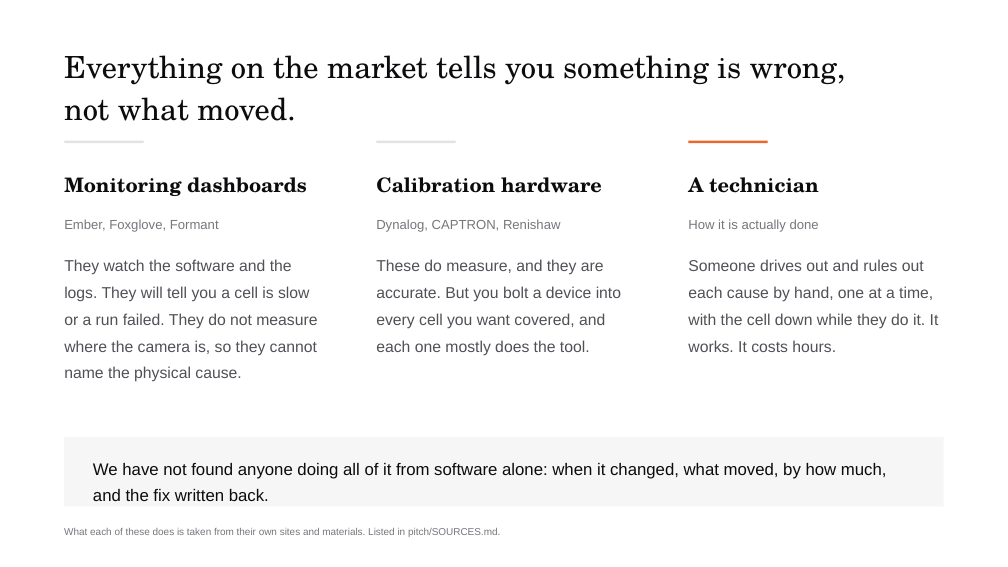
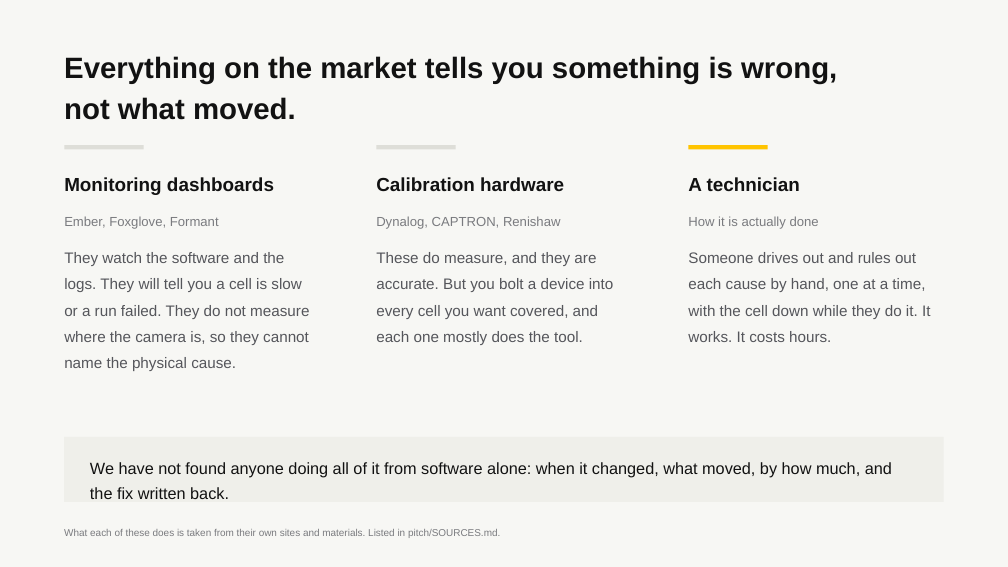
Before and after one commit to RithikSatarla/respitelabs, a slide deck: slide 5 of pitch/Kintrace-deck.pptx (slide 4 before the commit). Drawn at 1008x567 pixels with LibreOffice and Linux fonts; fonts in the diff are those of the drawing. Boxes give left, top, right and bottom in pixels: in the first picture for what was removed or moved away, otherwise in the second. Text is boxed around its words. In the diff, an @@ line names an element or a change of style, - is before the commit and + after.

Commit message:
Restyle the site and rebuild the deck
Site: off-white #F7F7F4, black #121212, safety yellow #FFC400, across the
home page, the Crash It Yourself prototype and the demo. Yellow is a fill
only. Where the old orange was used as text, the text is now black and the
yellow sits behind it as a highlight, because yellow type on off-white does
not read. The robot cell drawing is recoloured to match.

Deck: 14 slides in the same palette, Arial in the pptx and Archivo on the web
version. Two new slides. One says plainly what Kintrace does, right after the
cover, so anyone who reads two slides knows the product. The other breaks the
$150K down line by line and merges it into the ask.

Drops the YC application milestone and the November date. In their place a
"Where we are going" roadmap: now, 3 months, 6 months, 12 months, and where
this ends up. No dates tied to any programme. The raise is $150K with no
brackets, and the empty cofounder slot is gone; the budget carries it as a
hire instead.

docs/pitch/ is rebuilt as a real web deck: full screen slides, arrow keys and
swipe, a slide counter, a yellow progress bar, a PDF download and a phone
layout that scrolls instead of squashing. Linked from the site footer, not
the nav.

```diff
--- a/pitch/Kintrace-deck.pptx
+++ b/pitch/Kintrace-deck.pptx
@@ background #FFFFFF to #F7F7F4 @@
@@ text "Everything on the market tells ..." at box(64, 56, 837, 120): size 29 to 28 pt, font TeX Gyre Schola to Arial, text colour #0C0C0E to #121212, bold on; line spacing 1.16 to 1.18 @@
@@ rectangle at box(64, 145, 144, 150): fill #E3E3E6 to #DEDED8 @@
@@ rectangle at box(377, 145, 456, 150): fill #E3E3E6 to #DEDED8 @@
@@ 3 rectangles: place and size @@
-3 rectangles at box(64, 141, 768, 144)
+3 rectangles at box(64, 145, 768, 150)
@@ rectangle at box(689, 145, 768, 150): fill #E8662F to #FFC400 @@
@@ size 19 to 18 pt, font TeX Gyre Schola to Arial, text colour #0C0C0E to #121212; line spacing 1.25 to 1.3 in 3 elements at box(64, 177, 274, 195), box(376, 177, 564, 191), box(688, 177, 800, 191) @@
@@ text colour #76777D to #7A7B7F; line spacing 1.25 to 1.3 in 3 elements at box(64, 216, 219, 229), box(376, 216, 561, 229), box(688, 216, 819, 229) @@
@@ text "They watch the software and ...": place and size @@
-text "They watch the software and ..." at box(64, 259, 317, 382)
+text "They watch the software and ..." at box(64, 252, 309, 371)
@@ text "These do measure, and they ...": place and size @@
-text "These do measure, and they ..." at box(376, 259, 621, 356)
+text "These do measure, and they ..." at box(376, 252, 614, 345)
@@ size 15 to 14.5 pt, text colour #505157 to #55565B; line spacing 1.42 to 1.44 in 3 elements at box(64, 252, 309, 371), box(376, 252, 614, 345), box(688, 252, 930, 342) @@
@@ text "Someone drives out and rules ...": place and size @@
-text "Someone drives out and rules ..." at box(688, 259, 939, 352)
+text "Someone drives out and rules ..." at box(688, 252, 930, 342)
@@ rectangle: place and size @@
-rectangle at box(64, 437, 944, 507)
+rectangle at box(64, 437, 944, 502)
@@ rectangle at box(64, 437, 944, 502): fill #F6F6F7 to #EFEFEA @@
@@ text "We have not found anyone ..." at box(90, 462, 892, 499): size 16 to 15.5 pt, text colour #0C0C0E to #121212 @@
```
Also in this commit, not shown: 8 other slides changed, 5 slides added, 2 slides removed, 29 other files.
